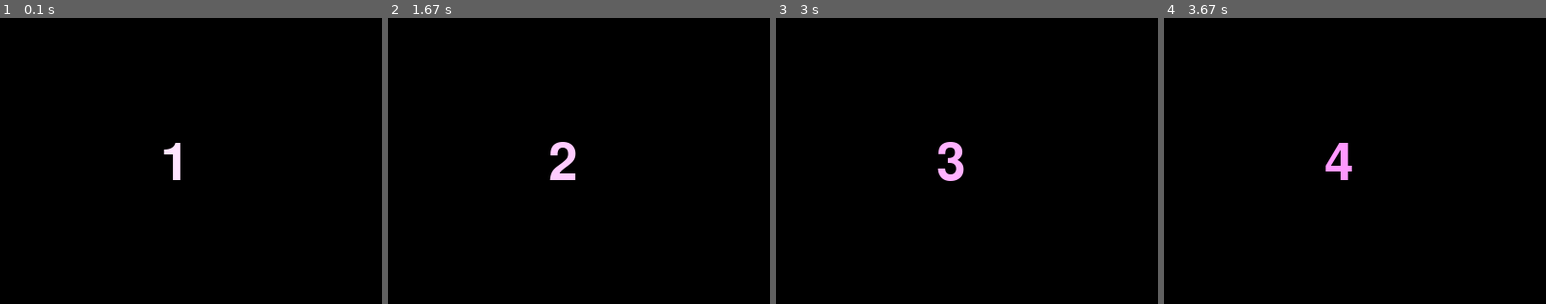
Above: before the commit, frames 1-4 (left to right).
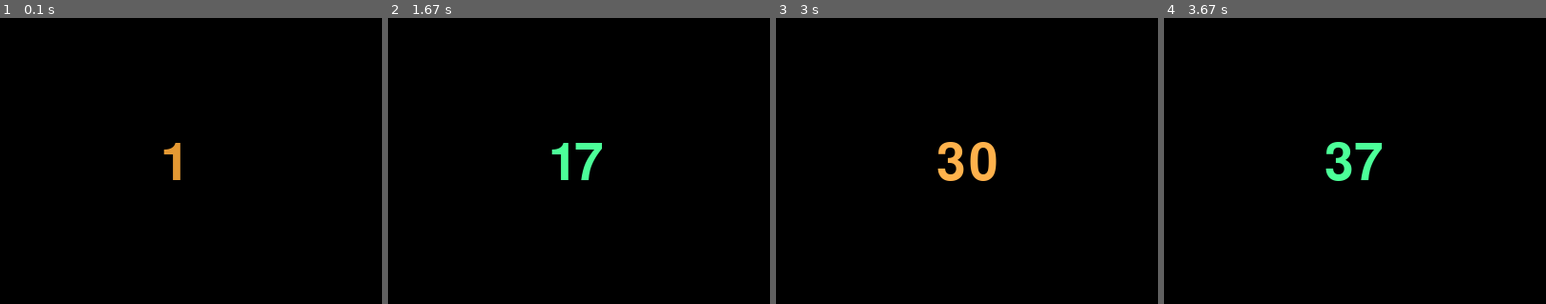
Above: after the commit, the same moments.

Repository: TakumaFunatogawa/ProjExD_01
Game: pygame game, started from pygame_system.py
Two runs of this game, one before a commit and one after it. Both use one fixed random seed, a clock stepped at 60 frames per second and the inputs below.
Inputs:
- Up to frame 1 (0.1 s): no input
- Up to frame 2 (1.67 s): no input
- Up to frame 3 (3 s): no input
- Up to frame 4 (3.67 s): no input
The pictures show only the part of the screen within x 16-66%, y 12-62%; the shares and areas given below are measured in that part.

The runs differ from the first frame. In frame 1, 0.3% of the frame differs, in the area x 42-48%, y 43-57%; in frame 2, 1.0%; in frame 3, 1.1%, in the area x 42-58%, y 43-57%; in frame 4, 1.1%.

Commit message:
ちょっと変更後

Diff:
--- a/pygame_system.py
+++ b/pygame_system.py
@@ -13,11 +13,11 @@
             if event.type == pg.QUIT: return
 
         tmr += 1
-        txt = fonto.render(str(tmr), True, (255, 255-(25.5*(tmr%10)), 255))
+        txt = fonto.render(str(tmr), True, (255-(25.5*(tmr%10)), 255-(25.5*((tmr+3)%10)), 255-(25.5*((tmr+7)%10))))
         screen.fill((0, 0, 0))
         screen.blit(txt, [300, 200])
         pg.display.update()
-        clock.tick(1)
+        clock.tick(10)
 
 
 if __name__ == "__main__":
